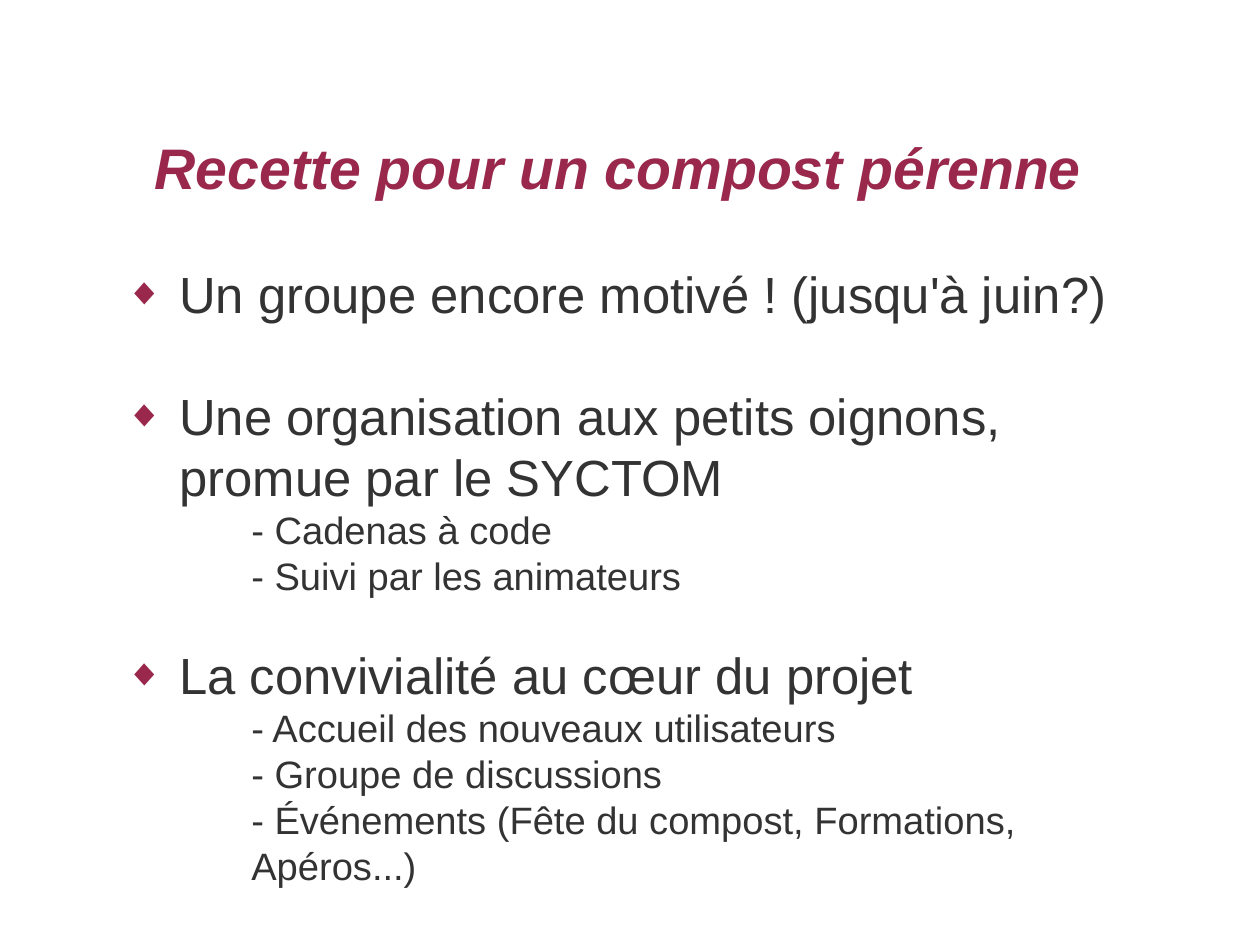
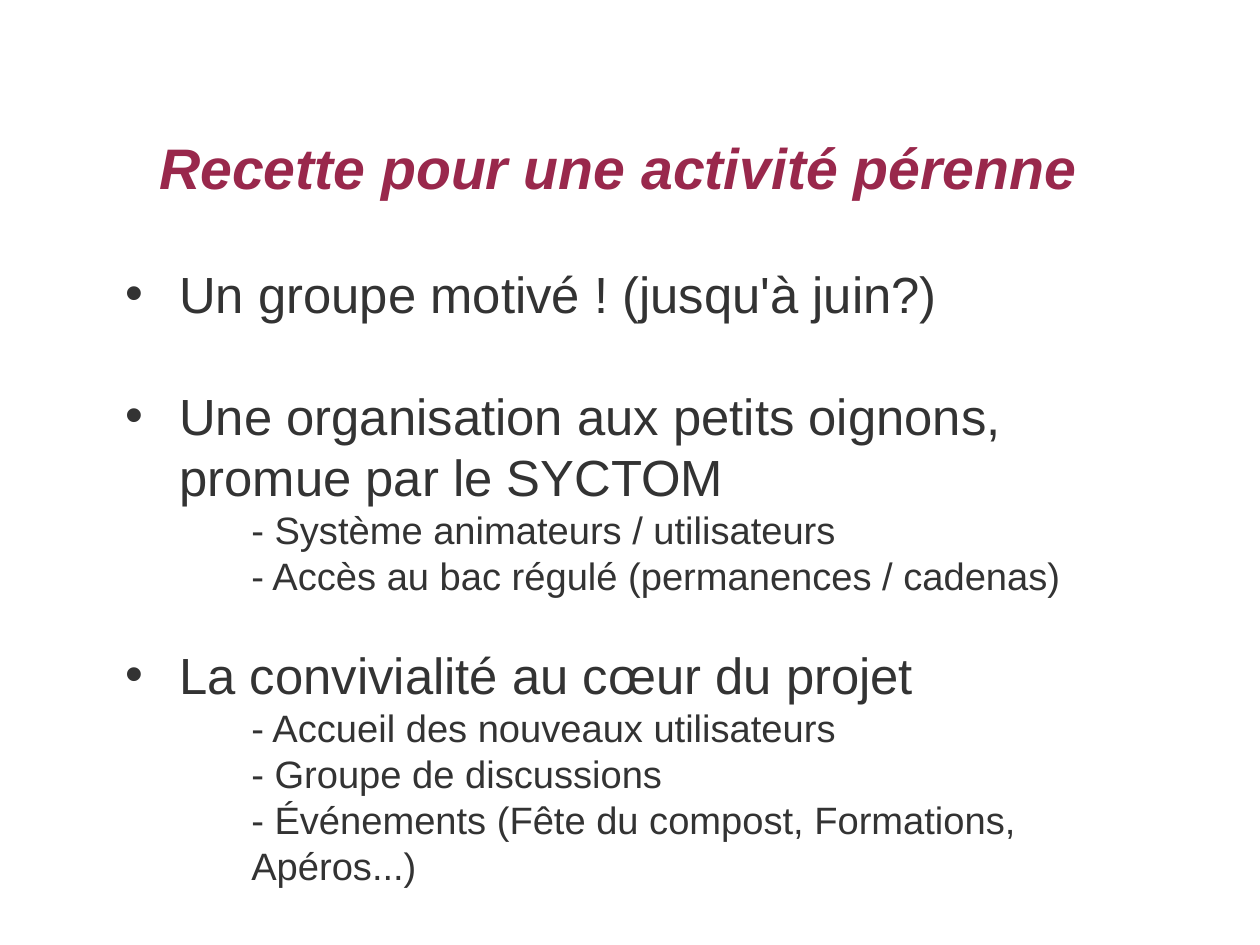
Before and after one commit to vatinvin/jardinciteaubry, a slide deck: slide 8 of assets/documents/2020-02-27 - AG jardin cité aubry - Compost.odp. Drawn at 1260x945 pixels with LibreOffice and Linux fonts; fonts in the diff are those of the drawing; background and template pictures are left out. Boxes give left, top, right and bottom in pixels: in the first picture for what was removed or moved away, otherwise in the second. Text is boxed around its words. In the diff, an @@ line names an element or a change of style, - is before the commit and + after.

```diff
--- a/assets/documents/2020-02-27 - AG jardin cité aubry - Compost.odp
+++ b/assets/documents/2020-02-27 - AG jardin cité aubry - Compost.odp
@@ title at [159,147,1076,199]: text changed @@
-Recette pour un compost pérenne
+Recette pour une activité pérenne
@@ text at [179,275,937,324]: text changed @@
-◆ Un groupe encore motivé ! (jusqu'à juin?)
+• Un groupe motivé ! (jusqu'à juin?)
@@ text at [179,398,1001,705]: bullet ◆ to • @@
@@ text at [272,516,1060,598]: text changed @@
-    - Cadenas à code
-    - Suivi par les animateurs
+    - Système animateurs / utilisateurs
+    - Accès au bac régulé (permanences / cadenas)
```
Also in this commit, not shown: 8 other slides changed, 2 slides added, 1 slide removed.
